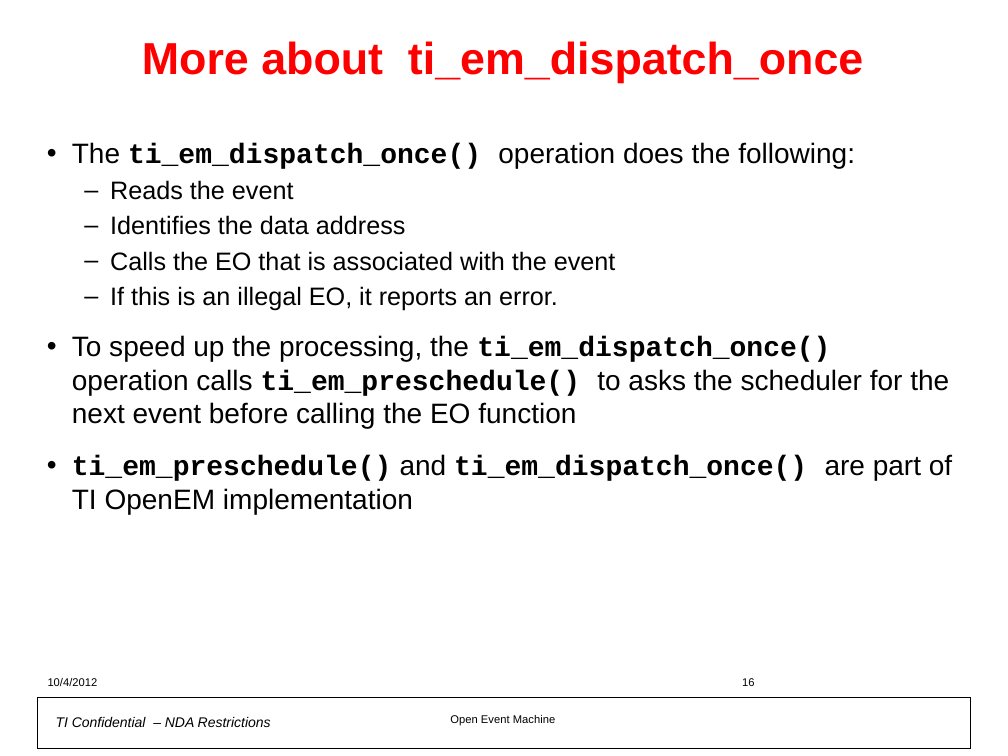
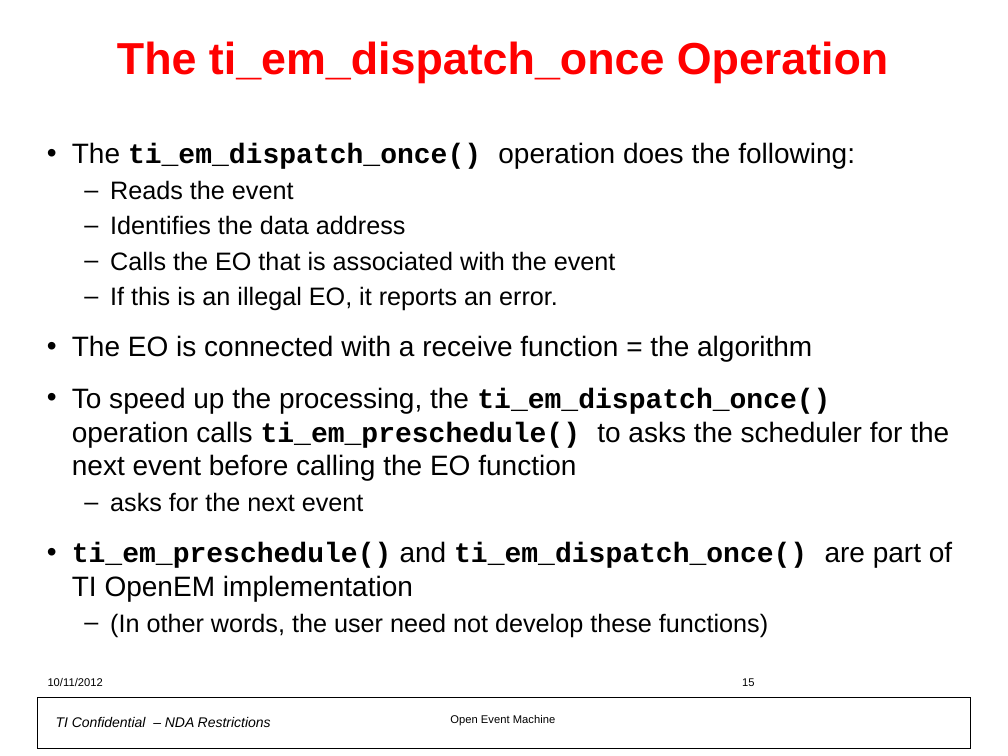
Before and after one commit to hari1989/keystone-workshop, a slide deck: slide 15 of preliminary/Open Event Machine.pptx (slide 16 before the commit). Drawn at 1008x756 pixels with LibreOffice and Linux fonts; fonts in the diff are those of the drawing; background and template pictures are left out. Boxes give left, top, right and bottom in pixels: in the first picture for what was removed or moved away, otherwise in the second. Text is boxed around its words. In the diff, an @@ line names an element or a change of style, - is before the commit and + after.

```diff
--- a/preliminary/Open Event Machine.pptx
+++ b/preliminary/Open Event Machine.pptx
@@ title at (117,41,888,83): text changed @@
-More about ti_em_dispatch_once
+The ti_em_dispatch_once Operation
@@ text at (72,335,812,361): paragraph added @@
+• The EO is connected with a receive function = the algorithm
@@ text at (110,492,364,512): paragraph added @@
+  – asks for the next event
@@ text at (110,613,768,638): paragraph added @@
+  – (In other words, the user need not develop these functions)
@@ text at (48,678,103,686): text changed @@
-10/4/2012
+10/11/2012
```
Also in this commit, not shown: 43 other slides changed, 7 slides added, 6 slides removed.
